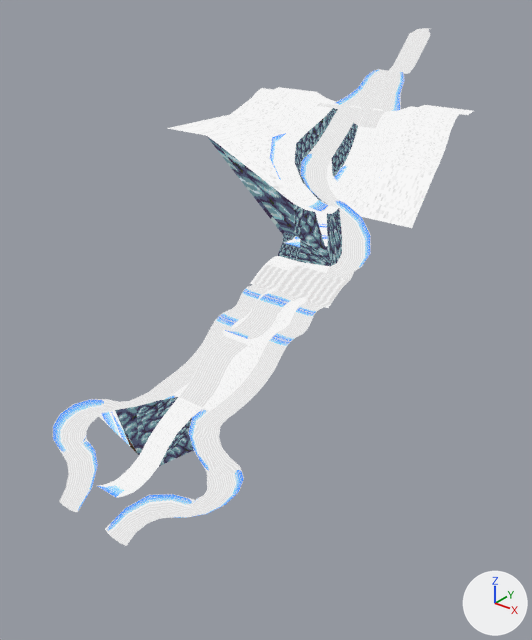
One commit to the Blender file Assets/Models/Environments/TrueLevel1/L1_v01.blend: the scene before it, then after it.
Camera for both pictures: a 50 mm lens placed at (787.0, -1524.0, 127.0), pointed at (61.0, -616.0, -436.0). Every picture has the same lights, and +X, +Y and +Z are marked at lower right.
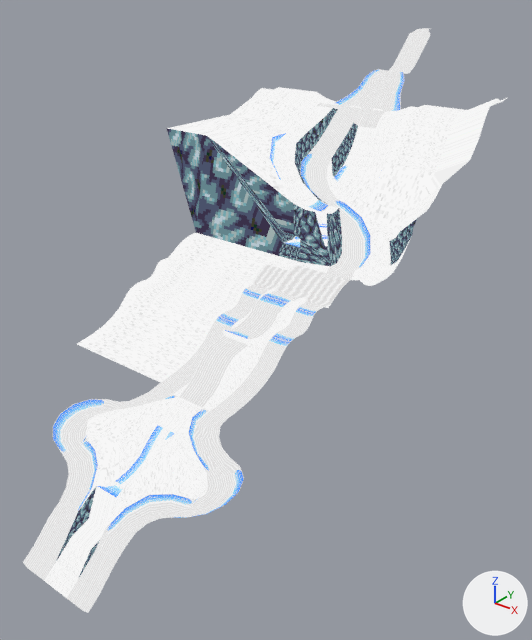
Boxes [x1, y1, x2, y2] around the edits, measured in the pictures (532 x 640 px):
'Grid', reshaped (15% wider, 13% taller): before [53, 28, 473, 546]; after [23, 28, 507, 613]
part 1 of me_grid, built on: before [97, 397, 194, 466]; after [23, 98, 507, 613]
part 2 of me_grid, surface changed: [115, 144, 294, 485] in both

The edits, one by one:
me_grid is used by ob_grid; location (0.0, 0.0, 0.0).
me_grid had 1137 vertices, 1116 faces and spanned x -225.0..281.0, y -1060.0..15.0, z -562.0..0.0.
me_grid now has 1277 vertices, 1320 faces and spans x -225.0..302.0, y -1130.0..15.0, z -625.0..0.0.
Part 1, on me_grid:
11 faces are deleted.
57 vertices are added at x -1.0..294.0, y -1130.0..-443.0, z -625.0..-202.0.
18 new vertices lie (-207.0, 0.0, 0.0) away from vertices in x 37.0, y -850.0..-632.0, z -463.0..-373.0.
12 new vertices lie (60.0, 0.0, 30.0) away from vertices in x 225.0, y -350.0..-215.0, z -202.0..-111.0.
6 new vertices lie (-200.0, 0.0, 0.0) away from vertices in x 30.0, y -622.0..-545.0, z -373.0..-344.0.
6 new vertices lie (0.0, -30.0, -30.0) away from vertices in x 53.0..170.0, y -1080.0, z -580.0.
8 new vertices lie (0.0, -20.0, -15.0) away from vertices in x 41.0..182.0, y -1110.0..-1060.0, z -610.0..-560.0.
11 new vertices lie (8.0, -42.0, -10.0) away from vertices in x 194.0..294.0, y -483.0, z -342.0..-202.0.
11 new vertices lie (0.0, -20.0, 0.0) away from vertices in x 202.0..302.0, y -525.0, z -352.0..-212.0.
5 new vertices lie (-10.0, 40.0, 10.0) away from vertices in x 244.0..294.0, y -483.0, z -297.0..-202.0.
6 new vertices lie (0.0, 7.0, 0.0) away from vertices in x -1.0..224.0, y -965.0, z -488.0..-464.0.
215 new faces join them.
me_grid part 2: 11 kept faces spanning x -100.0..132.0, y -1000.0..-545.0, z -535.0..-160.0 get new texture (UV) coordinates.
